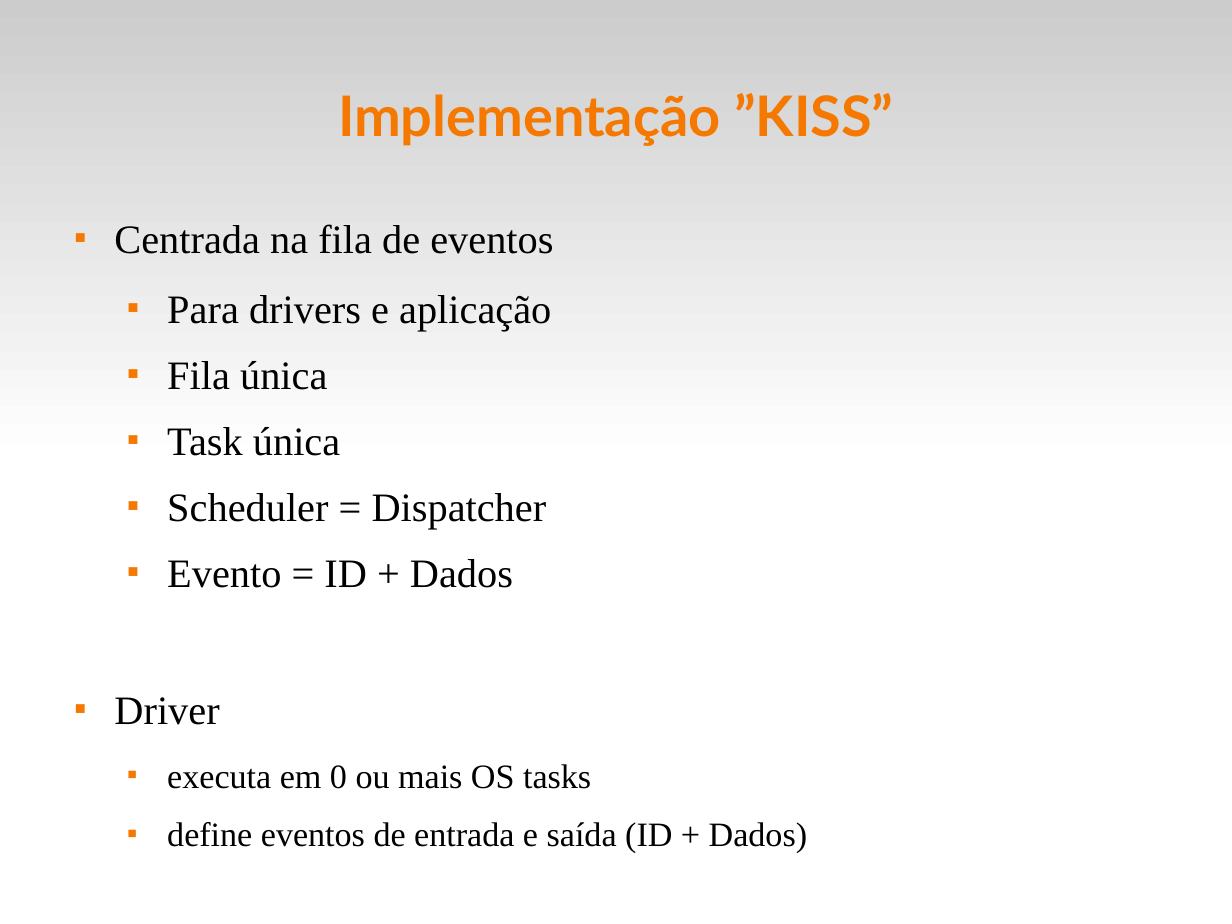
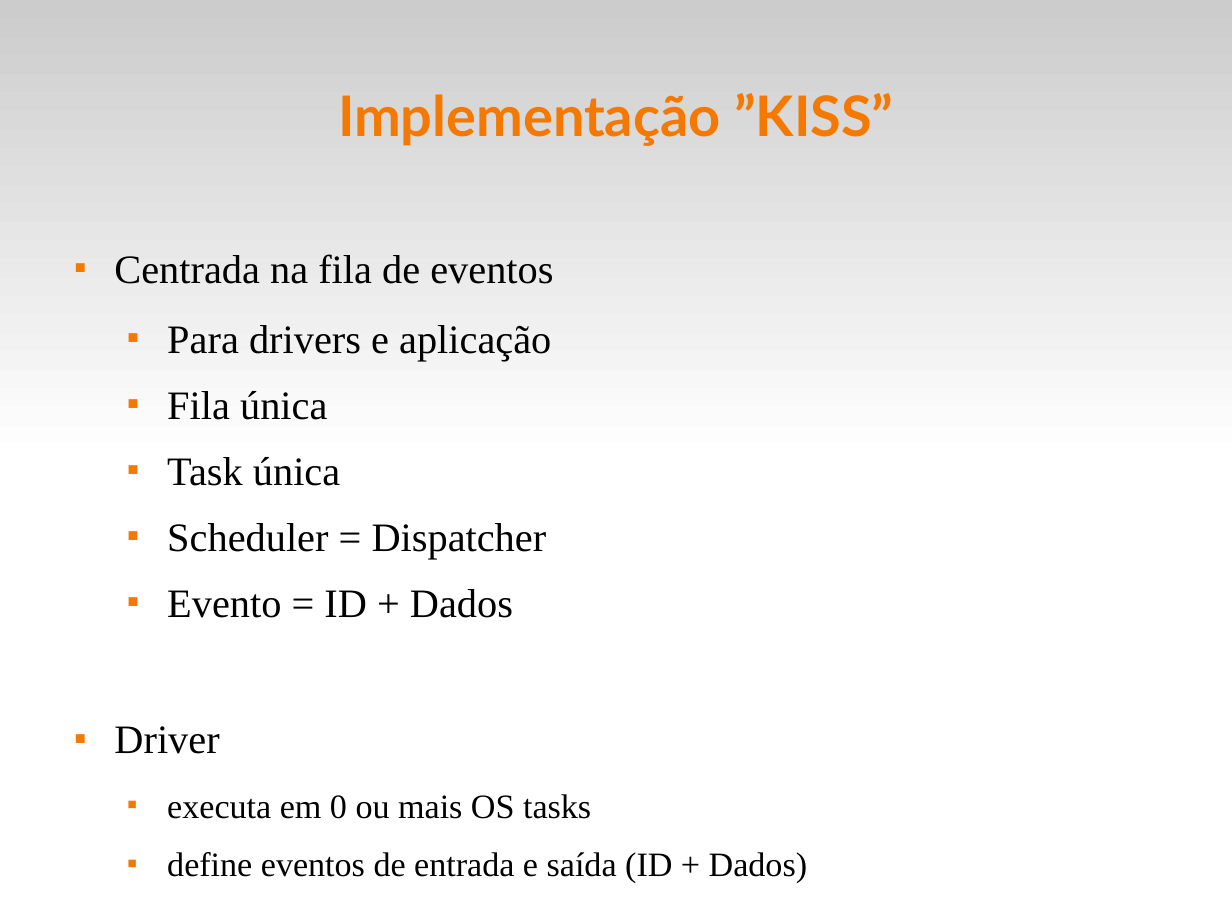
Before and after one commit to fsantanna/events, a slide deck: slide 4 of evt.odp. Drawn at 1232x924 pixels with LibreOffice and Linux fonts; fonts in the diff are those of the drawing. Boxes give left, top, right and bottom in pixels: in the first picture for what was removed or moved away, otherwise in the second. Text is boxed around its words. In the diff, an @@ line names an element or a change of style, - is before the commit and + after.

```diff
--- a/evt.odp
+++ b/evt.odp
@@ text "Centrada na fila de eventos": place and size @@
-text "Centrada na fila de eventos" at [114, 224, 807, 853]
+text "Centrada na fila de eventos" at [114, 254, 807, 883]
```
Also in this commit, not shown: 2 other slides changed, 3 slides added, 21 slides removed, 4 other files.
